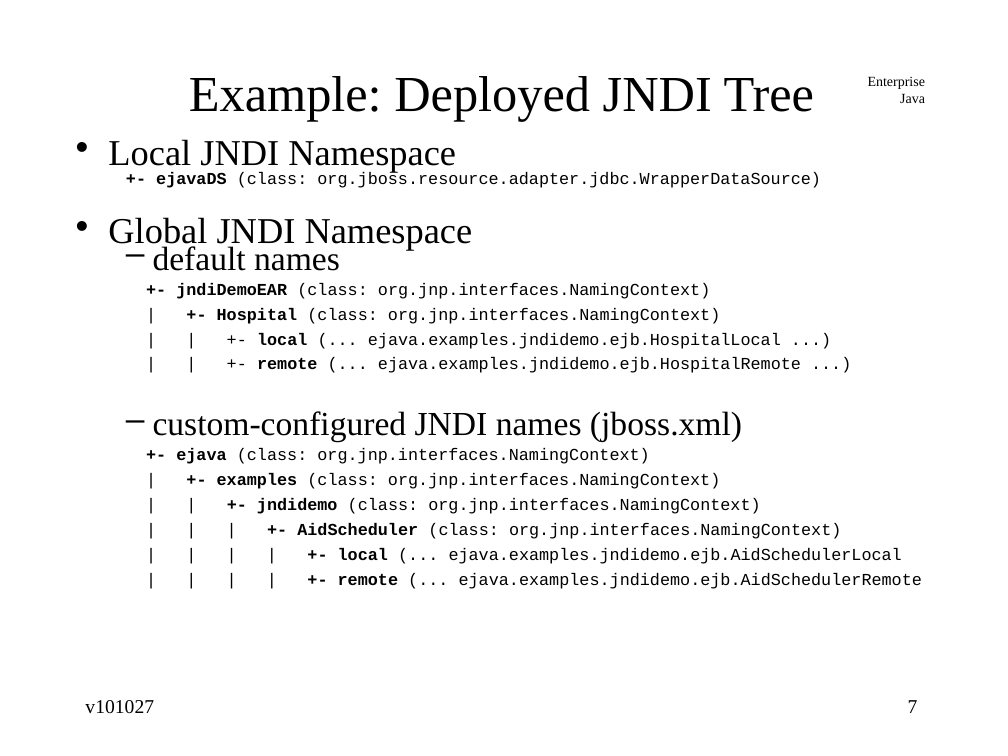
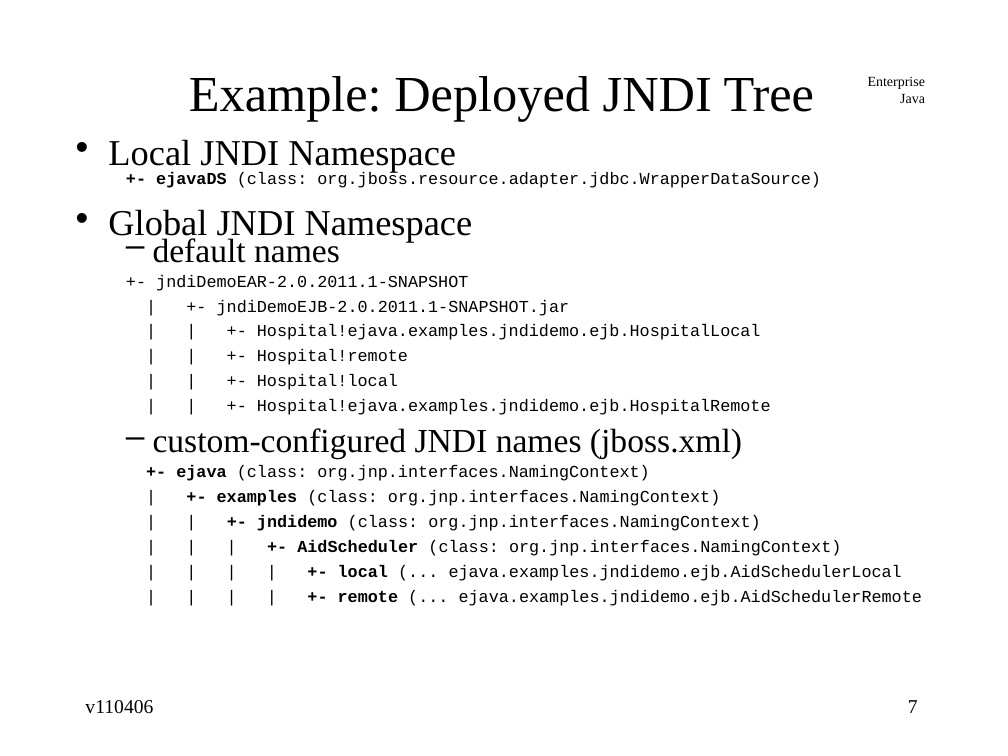
Before and after one commit to jcstaff/ejava-javaee, a slide deck: slide 7 of jndiDemo/src/site/resources/lectures/jndiENC.ppt. Drawn at 1008x756 pixels with LibreOffice and Linux fonts; fonts in the diff are those of the drawing. Boxes give left, top, right and bottom in pixels: in the first picture for what was removed or moved away, otherwise in the second. Text is boxed around its words. In the diff, an @@ line names an element or a change of style, - is before the commit and + after.

```diff
--- a/jndiDemo/src/site/resources/lectures/jndiENC.ppt
+++ b/jndiDemo/src/site/resources/lectures/jndiENC.ppt
@@ text at bbox=[156, 275, 771, 415]: text changed @@
-  +- jndiDemoEAR (class: org.jnp.interfaces.NamingContext)
-  | +- Hospital (class: org.jnp.interfaces.NamingContext)
-  | | +- local (... ejava.examples.jndidemo.ejb.HospitalLocal ...)
-  | | +- remote (... ejava.examples.jndidemo.ejb.HospitalRemote ...)
+  +- jndiDemoEAR-2.0.2011.1-SNAPSHOT
+  | +- jndiDemoEJB-2.0.2011.1-SNAPSHOT.jar
+  | | +- Hospital!ejava.examples.jndidemo.ejb.HospitalLocal
+  | | +- Hospital!remote
+  | | +- Hospital!local
+  | | +- Hospital!ejava.examples.jndidemo.ejb.HospitalRemote
@@ text at bbox=[85, 700, 153, 714]: text changed @@
-v101027
+v110406
```
Also in this commit, not shown: 24 other slides changed, 36 other files.
